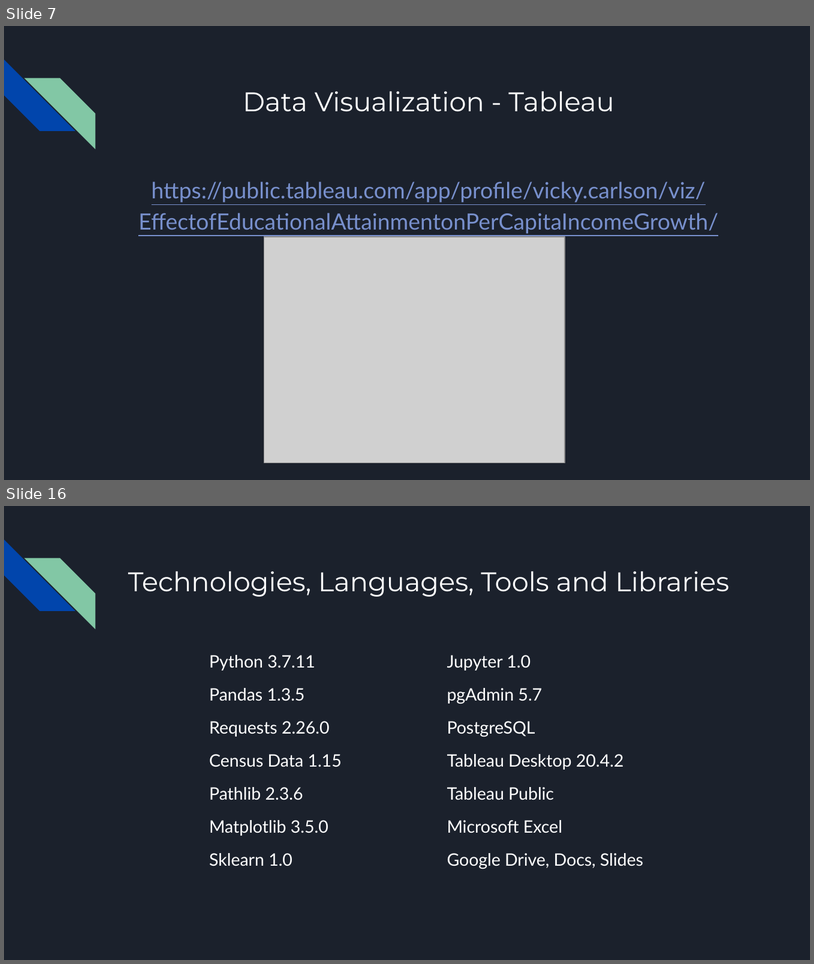
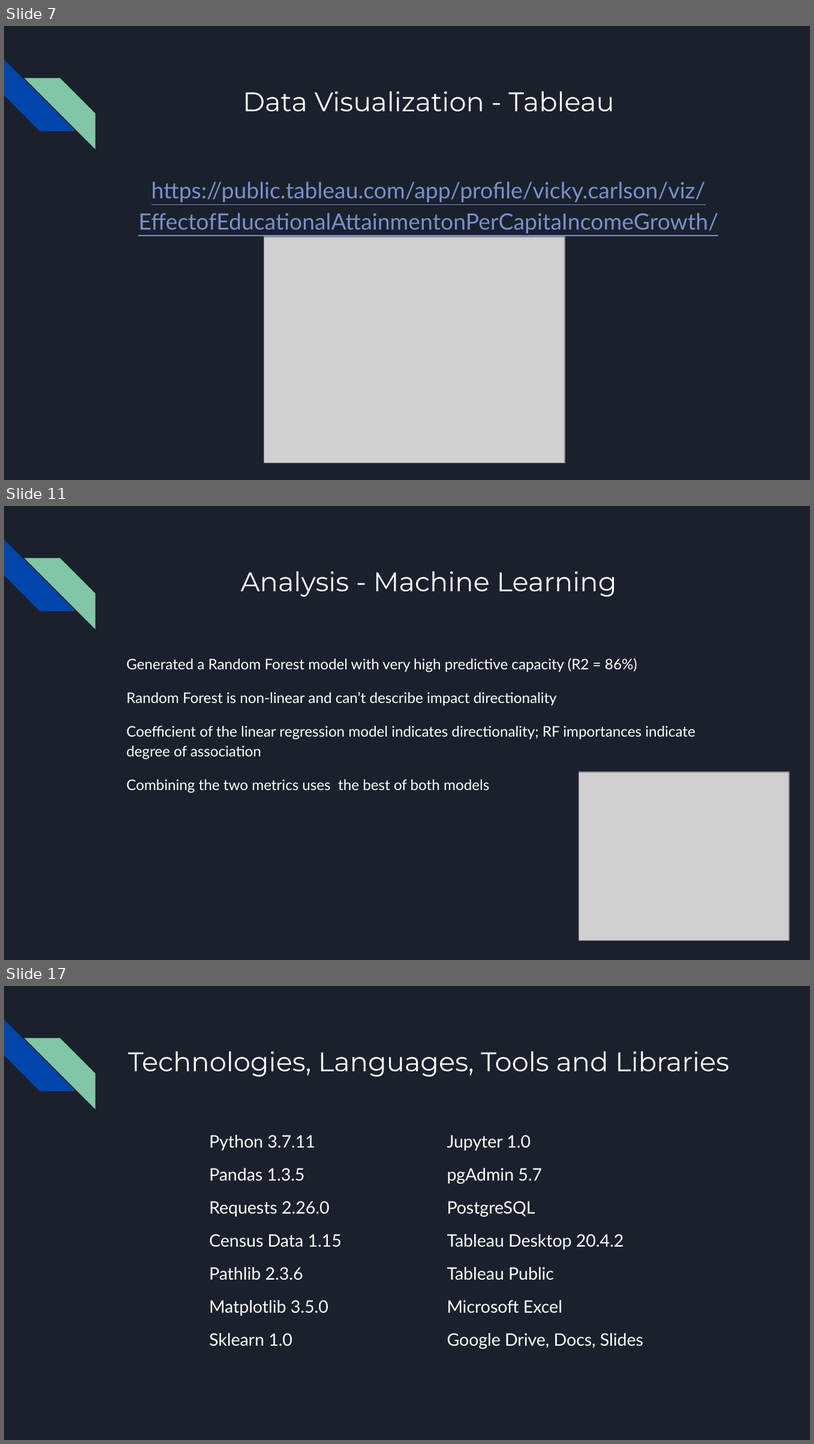
Before and after one commit to VickyCarlson/PCI_Growth, a slide deck: Effect of Educational Attainment on per Capita Growth by State.pptx. Shown one above the other, each under a label of ours: slides 7 and 16 before the commit, slides 7, 11 and 17 after it; the slides between them are not shown. The pictures are 814x964 and 814x1444 pixels, drawn with LibreOffice and Linux fonts; fonts in the diff are those of the drawing; grey boxes stand for pictures. Boxes give left, top, right and bottom in pixels: in the first picture for what was removed or moved away, otherwise in the second. Text is boxed around its words. In the diff, an @@ line names an element or a change of style, - is before the commit and + after.

```diff
--- a/Effect of Educational Attainment on per Capita Growth by State.pptx
+++ b/Effect of Educational Attainment on per Capita Growth by State.pptx
@@ slide 11 added at (4, 506, 810, 960), background #1B212C; not listed: 2 template elements that a slide beside it also shows @@
@@ title added at (241, 571, 617, 597), 24 pt, text #FFFFFF @@
+Analysis - Machine Learning
@@ text added at (126, 658, 696, 793), 13 pt, text #FFFFFF @@
+Generated a Random Forest model with very high predictive capacity (R2 = 86%)
+Random Forest is non-linear and can’t describe impact directionality
+Coefficient of the linear regression model indicates directionality; RF importances indicate degree of association
+Combining the two metrics uses the best of both models
@@ picture added at (579, 772, 789, 940) @@
@@ what was slide 16 is now slide 17 @@
```
Also in this commit, not shown: 10 slides changed, 1 other slide added, 1 slide removed.
